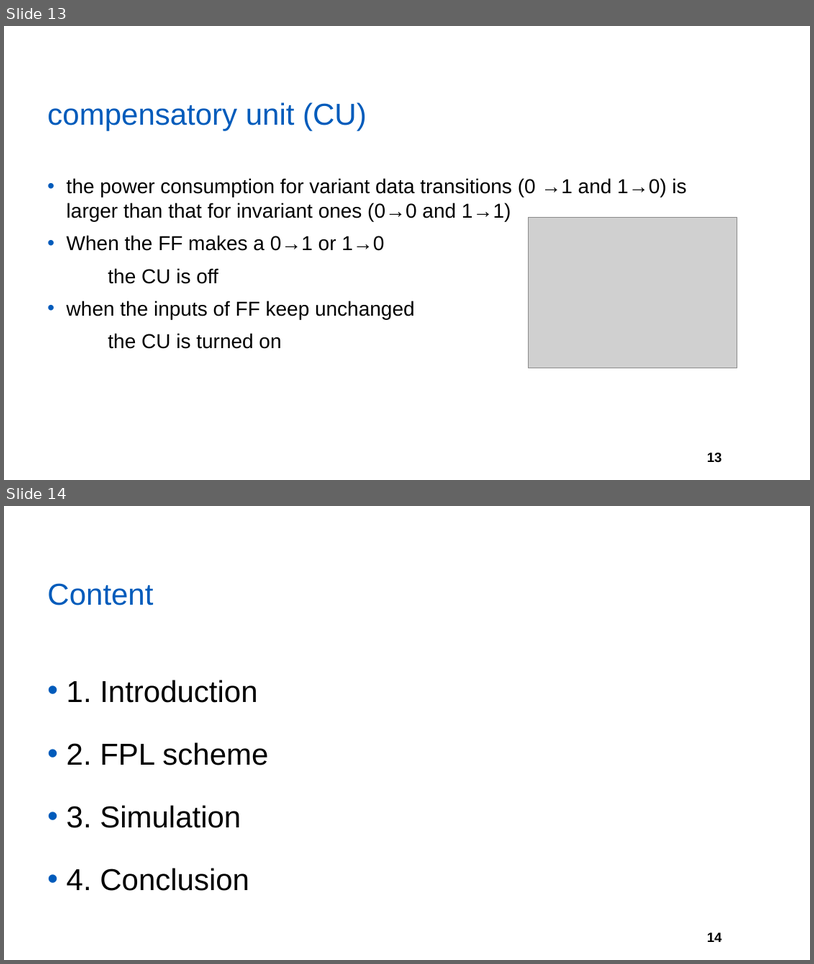
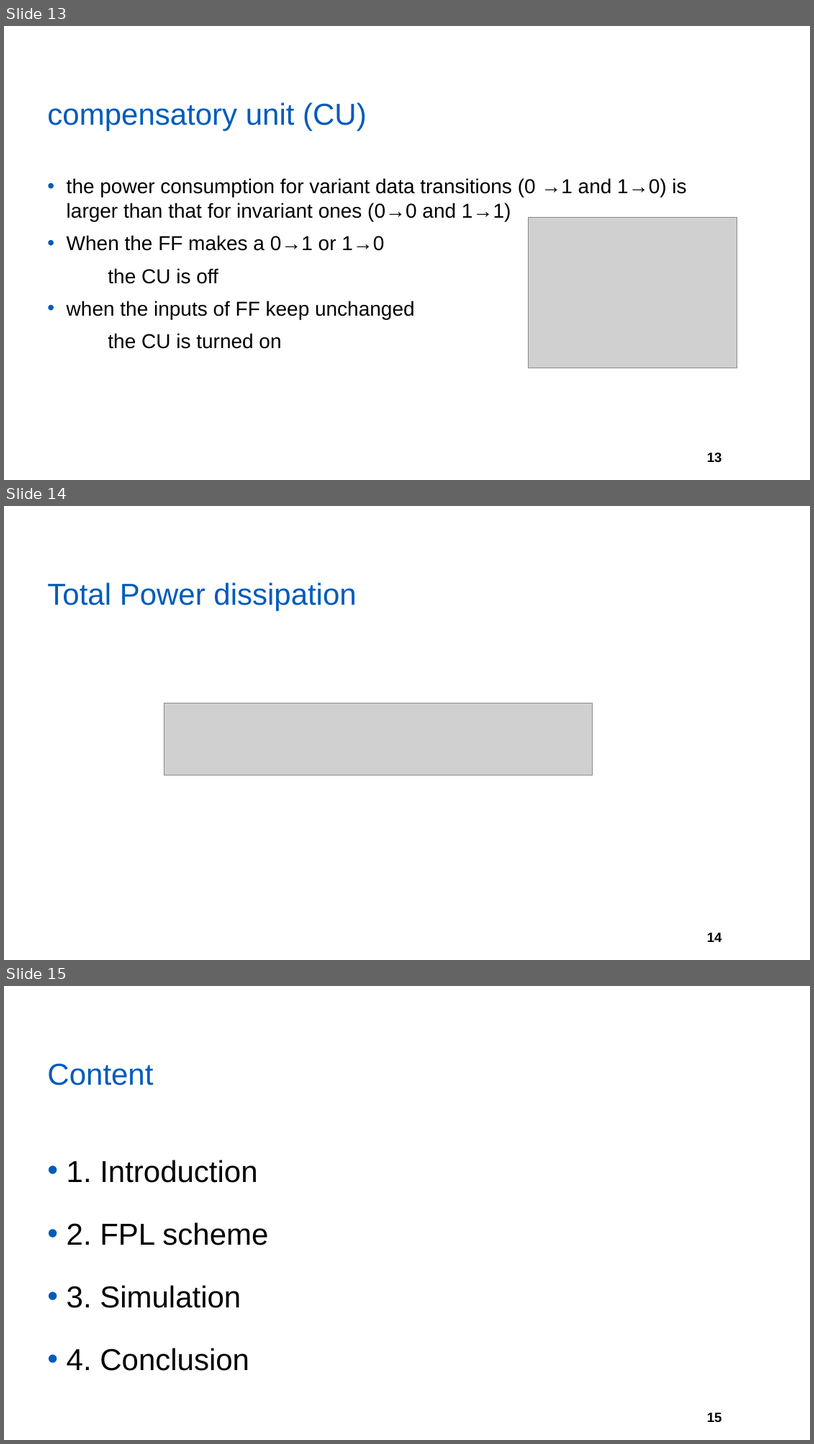
Before and after one commit to yberlin/hello-world, a slide deck: asianhost pre/FPL.pptx. Shown one above the other, each under a label of ours: slides 13 and 14 before the commit, slides 13, 14 and 15 after it. The pictures are 814x964 and 814x1444 pixels, drawn with LibreOffice and Linux fonts; fonts in the diff are those of the drawing; grey boxes stand for pictures; background and template pictures are left out. Boxes give left, top, right and bottom in pixels: in the first picture for what was removed or moved away, otherwise in the second. Text is boxed around its words. In the diff, an @@ line names an element or a change of style, - is before the commit and + after.

```diff
--- a/asianhost pre/FPL.pptx
+++ b/asianhost pre/FPL.pptx
@@ slide 14 added at [4,506,810,960], background #FFFFFF; not listed: 1 template element that a slide beside it also shows @@
@@ title added at [47,582,356,611], 36 pt, text #005BBB @@
+Total Power dissipation
@@ picture added at [164,703,593,775] @@
@@ what was slide 14 is now slide 15 @@
@@ page number at [707,1412,723,1422]: text changed @@
-14
+15
```
Also in this commit, not shown: 1 slide changed, 4 other files.
